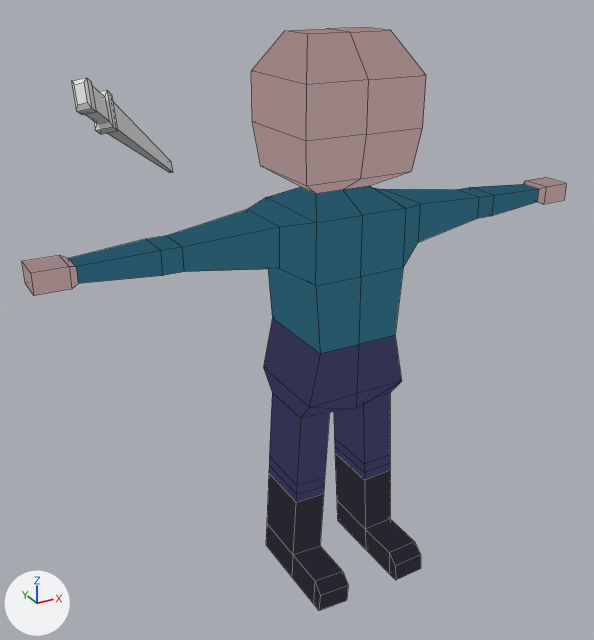
Renders of the Blender file bleed-client/blender/Human.blend from each side of a commit.
The view is the same before and after, from a 50 mm lens placed at (-0.481, -0.785, 0.726), pointed at (0.023, 0.131, 0.268). Every picture has the same lights, and +X, +Y and +Z are marked at lower left. Mesh edges are drawn as thin lines.

Names of what the first picture shows: 'Character', 'Sword'.
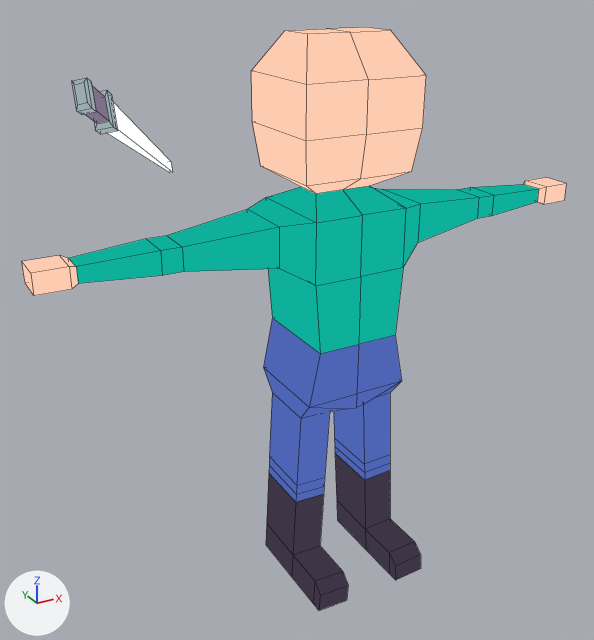
The change, as a list of edits to the scene's bpy script:
```text
Add img_shade1_png:
    img_shade1_png = load_image('shade1.png', '../palettes/shade1.png', 64, 1, 'sRGB')
Change mat_material_001:
    mat_material_001.texture: img_shade2_png -> img_shade1_png
Change me_cube_003:
    where me_cube_003.from_pydata(...)  # 36 vertices, 34 faces; spans x 0.87..2.87, y -1.47..0.2, z -1.03..0.97
    add me_cube_003.materials.append(mat_material_001)  # picture img_shade1_png
```

Where the change shows, as pixel boxes [x1, y1, x2, y2] in the pictures (594 x 640 px):
'Character', surface changed: [22, 27, 566, 610] in both
'Sword', surface changed, recoloured (grey to white): [72, 78, 173, 173] in both
